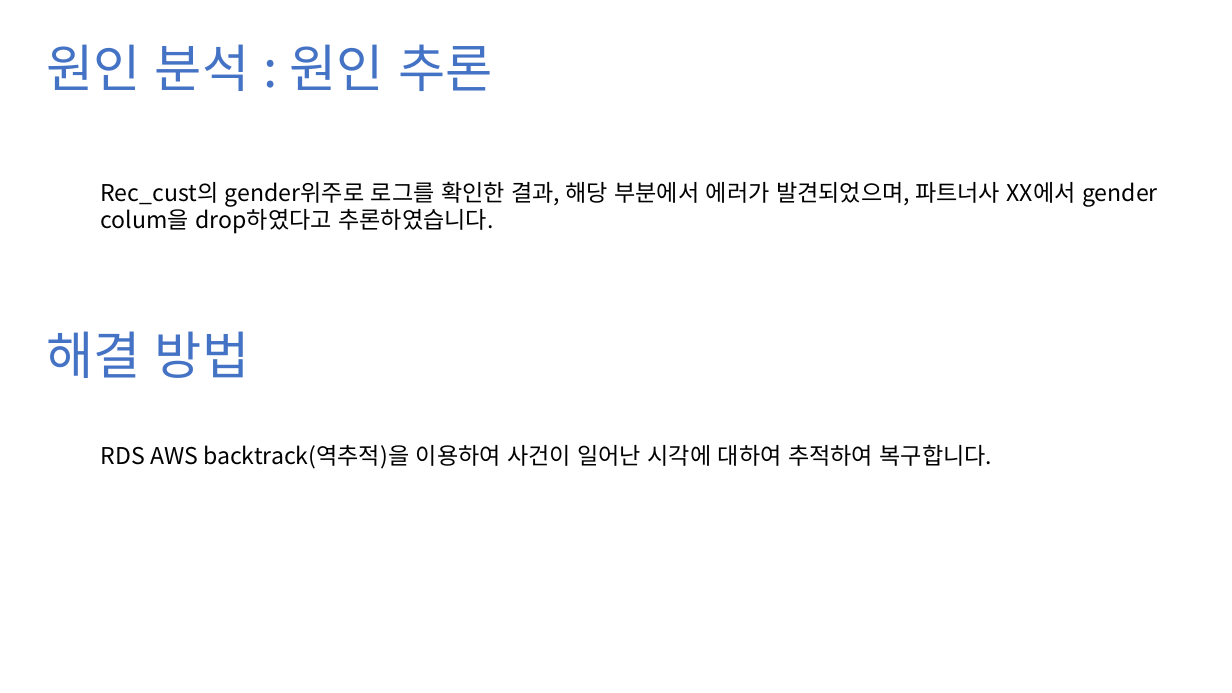
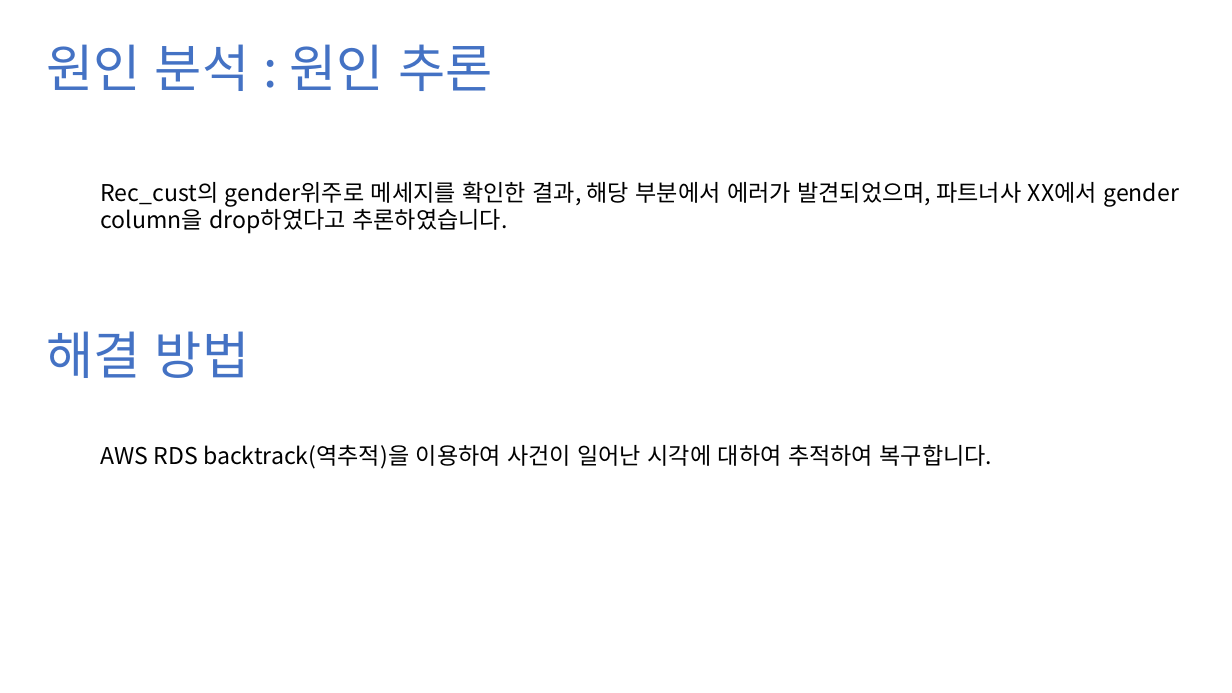
Before and after one commit to mong-head/commento_boot_camp_DBA, a slide deck: slide 6 of 과제4/과제 4.pptx. Drawn at 1232x693 pixels with LibreOffice and Linux fonts; fonts in the diff are those of the drawing. Boxes give left, top, right and bottom in pixels: in the first picture for what was removed or moved away, otherwise in the second. Text is boxed around its words. In the diff, an @@ line names an element or a change of style, - is before the commit and + after.

```diff
--- a/과제4/과제 4.pptx
+++ b/과제4/과제 4.pptx
@@ text at (x1=101, y1=181, x2=1179, y2=234): text changed @@
-Rec_cust의 gender위주로 로그를 확인한 결과, 해당 부분에서 에러가 발견되었으며, 파트너사 XX에서 gender colum을 drop하였다고 추론하였습니다.
+Rec_cust의 gender위주로 메세지를 확인한 결과, 해당 부분에서 에러가 발견되었으며, 파트너사 XX에서 gender column을 drop하였다고 추론하였습니다.
@@ text at (x1=101, y1=444, x2=993, y2=469): text changed @@
-RDS AWS backtrack(역추적)을 이용하여 사건이 일어난 시각에 대하여 추적하여 복구합니다.
+AWS RDS backtrack(역추적)을 이용하여 사건이 일어난 시각에 대하여 추적하여 복구합니다.
```
Also in this commit, not shown: 1 other slide changed.
